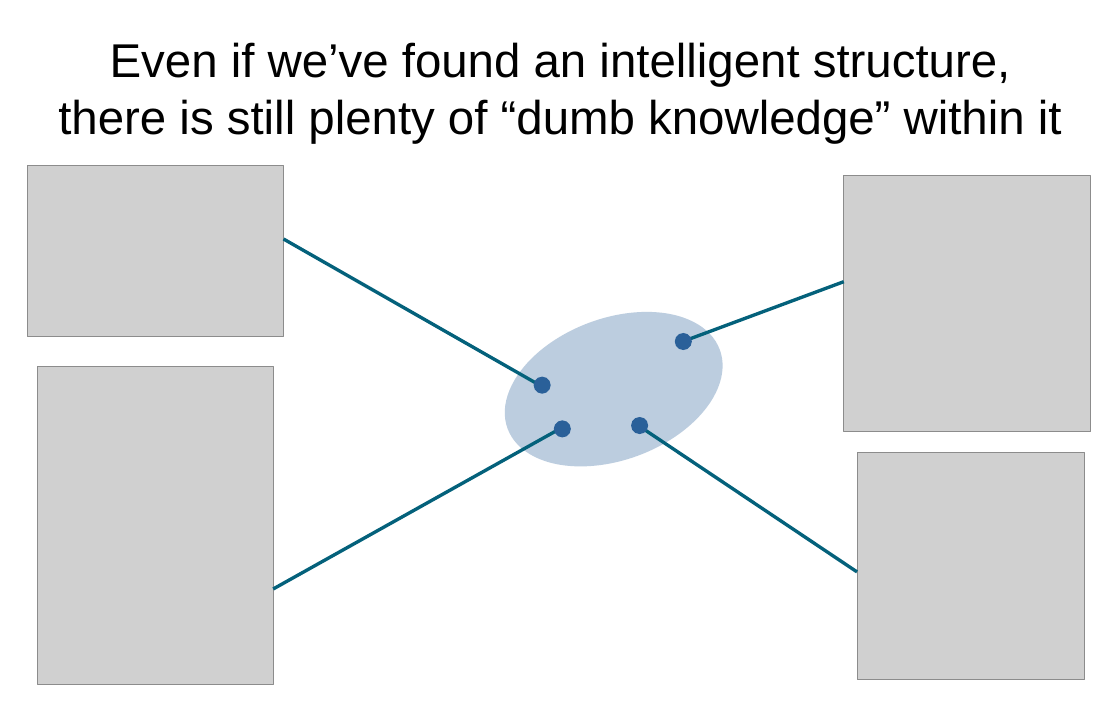
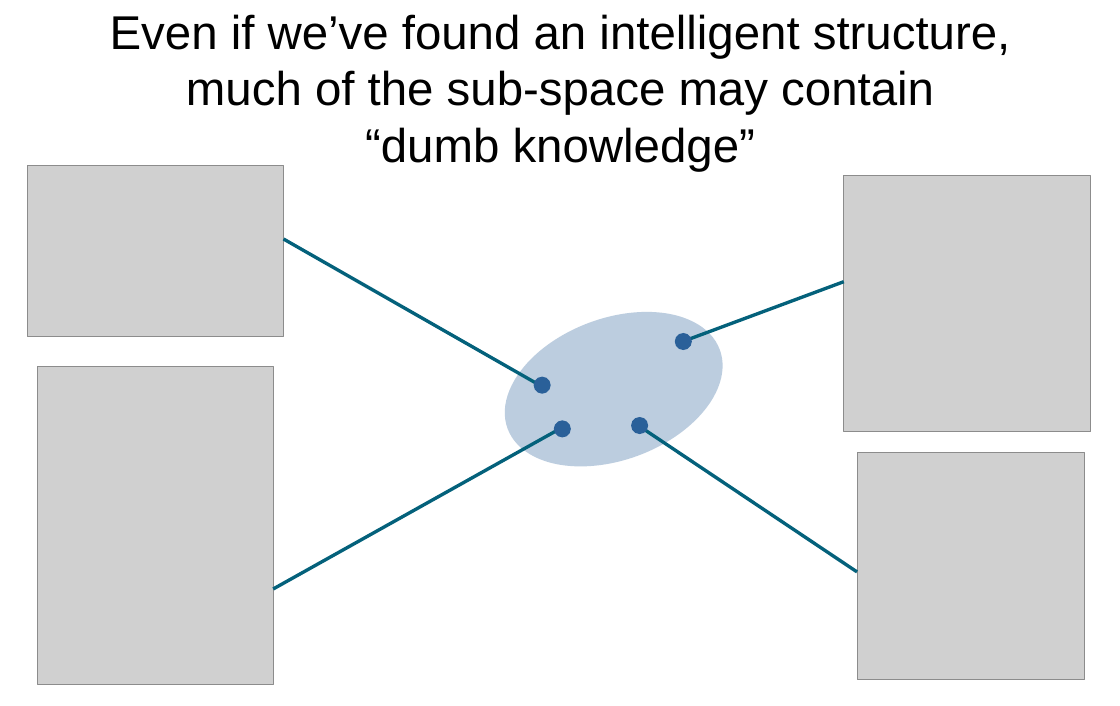
Before and after one commit to Cybernetic1/2024, a slide deck: slide 5 of video-AGI-2024/presentation.odp. Drawn at 1120x706 pixels with LibreOffice and Linux fonts; fonts in the diff are those of the drawing; grey boxes stand for pictures; background and template pictures are left out. Boxes give left, top, right and bottom in pixels: in the first picture for what was removed or moved away, otherwise in the second. Text is boxed around its words. In the diff, an @@ line names an element or a change of style, - is before the commit and + after.

Commit message:
AGI-24 PPT

```diff
--- a/video-AGI-2024/presentation.odp
+++ b/video-AGI-2024/presentation.odp
@@ title at [110, 14, 1010, 172]: text changed @@
-Even if we’ve found an intelligent structure, there is still plenty of “dumb knowledge” within it
+Even if we’ve found an intelligent structure, much of the sub-space may contain
+“dumb knowledge”
```
Also in this commit, not shown: 1 slide added, 1 slide removed, 6 other files.
